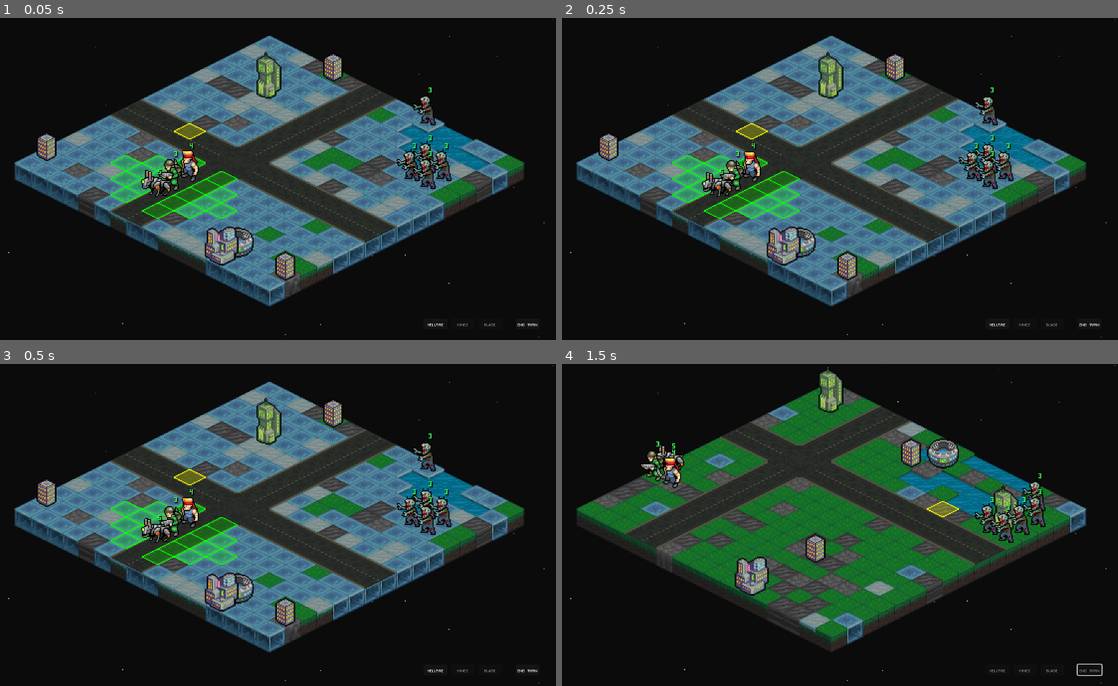
Above: before the commit, frames 1-4 (two rows, left to right).
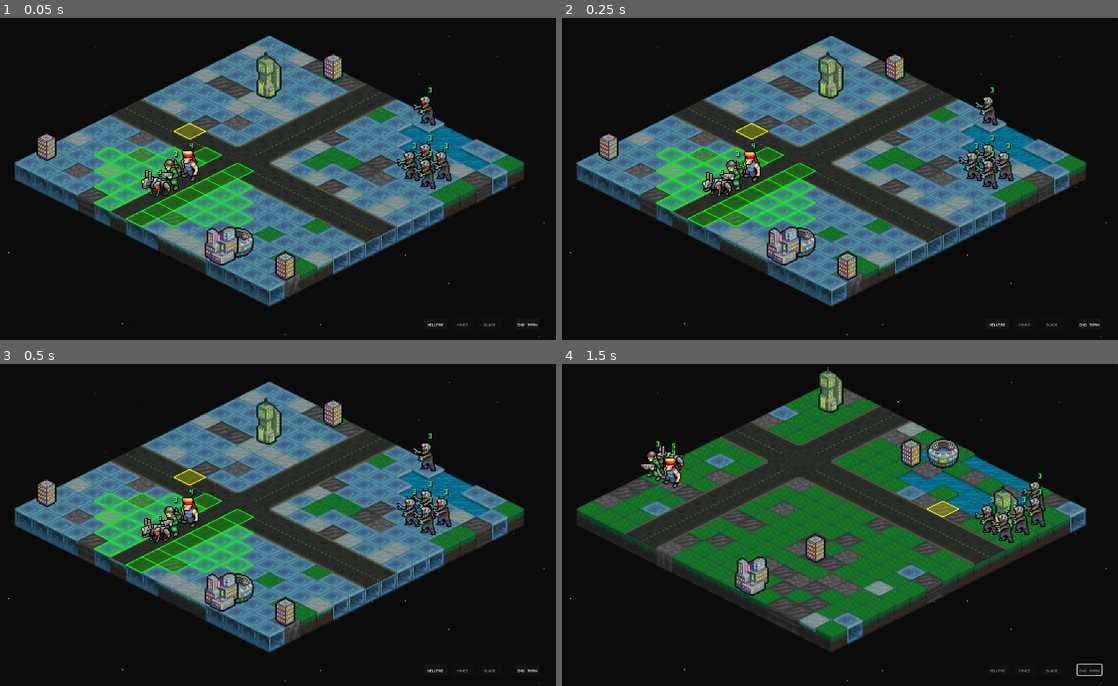
Above: after the commit, the same moments.

Repository: Tekknobot/MEKIII
Game: Godot game, scene res://scenes/Game.tscn
Two runs of this game, one before a commit and one after it. Both use one fixed random seed, a clock stepped at 60 frames per second and the inputs below.
Inputs (mouse positions are in pixels of both pictures, inside the frame that each line leads up to):
- Up to frame 1 (0.05 s): no input
- Up to frame 2 (0.25 s): no input
- Up to frame 3 (0.5 s): no input
- Up to frame 4 (1.5 s): click "End Turn" at 0.5 s; tap Enter at 1.25 s; move the mouse to (956, 508) at 1.27 s; tap R at 1.35 s; click (956, 508) at 1.42 s

The runs differ from the first frame. In frame 1, 2.1% of the frame differs, in the area x 16-46%, y 40-65%; in frame 2, 2.1%; in frame 3, 2.1%; in frame 4, nothing differs.
Error before the commit: Invalid assignment of property or key 'global_position' with value of type 'Vector2' on a base object of type 'Nil'. (res://scripts/map_controller.gd:945)
Error after the commit: Invalid assignment of property or key 'global_position' with value of type 'Vector2' on a base object of type 'Nil'. (res://scripts/map_controller.gd:942)

Commit message:
Work on trigger mine if present.

Diff:
--- a/scenes/Game.tscn
+++ b/scenes/Game.tscn
@@ -32,6 +32,7 @@
 [ext_resource type="FontFile" uid="uid://buw362wjb8o8d" path="res://fonts/magofonts/mago2.ttf" id="32_1gdd5"]
 [ext_resource type="Texture2D" uid="uid://bkcixujm222r0" path="res://sprites/Terrain/roads/18.png" id="32_27c7x"]
 [ext_resource type="PackedScene" uid="uid://bulgypadw5war" path="res://scenes/explosion.tscn" id="32_426vi"]
+[ext_resource type="PackedScene" uid="uid://caymwfgfg5si7" path="res://scenes/landmine.tscn" id="33_naigu"]
 [ext_resource type="Texture2D" uid="uid://bsyc60b8surhm" path="res://sprites/Tiles_UI/mek3/1x1_no_attack.png" id="41_evnk2"]
 
 [sub_resource type="TileSetAtlasSource" id="TileSetAtlasSource_g4kob"]
@@ -340,6 +341,9 @@
 attack_flash_time = 0.48
 max_zombies = 16
 explosion_scene = ExtResource("32_426vi")
+mine_scene = ExtResource("33_naigu")
+mine_y_offset_px = 0.0
+mine_explosion_scene = ExtResource("32_426vi")
 
 [node name="CanvasLayer" type="CanvasLayer" parent="."]
 
--- a/scenes/humantwo.tscn
+++ b/scenes/humantwo.tscn
@@ -187,6 +187,8 @@
 
 [node name="Unit" type="CharacterBody2D"]
 script = ExtResource("1_ttoxp")
+move_range = 5
+attack_range = 1
 
 [node name="CollisionShape2D" type="CollisionShape2D" parent="."]
 position = Vector2(0, -9)
--- a/scripts/human.gd
+++ b/scripts/human.gd
@@ -6,8 +6,8 @@
 	set_meta("display_name", "Soldier")
 
 	footprint_size = Vector2i(1, 1)
-	move_range = 3
-	attack_range = 4
+	move_range = 4
+	attack_range = 5
 	attack_damage = 1
 
 	# Do NOT hard reset; clamp up
@@ -66,3 +66,9 @@
 func can_use_special(id: String) -> bool:
 	# your cooldown logic here
 	return true
+
+func get_special_range(id: String) -> int:
+	id = id.to_lower()
+	if id == "hellfire":
+		return hellfire_range
+	return 0
--- a/scripts/humantwo.gd
+++ b/scripts/humantwo.gd
@@ -6,7 +6,7 @@
 	set_meta("display_name", "Mercenary")
 
 	footprint_size = Vector2i(1, 1)
-	move_range = 4
+	move_range = 5
 	attack_range = 1
 
 	tnt_throw_range = 4
@@ -19,7 +19,7 @@
 	# ✅ Run Unit setup (hp=max_hp + sprite base pos)
 	super._ready()
 
-@export var blade_range := 4
+@export var blade_range := 5
 @export var blade_damage := 2
 @export var blade_cleave_damage := 1
 
@@ -34,15 +34,18 @@
 	if abs(target_cell.x - cell.x) + abs(target_cell.y - cell.y) > blade_range:
 		return
 
-	# Find an adjacent open cell to dash into
+	# -----------------------------
+	# 1) Move to adjacent open tile
+	# -----------------------------
 	var adj: Array[Vector2i] = [
-		target_cell + Vector2i(1,0),
-		target_cell + Vector2i(-1,0),
-		target_cell + Vector2i(0,1),
-		target_cell + Vector2i(0,-1),
+		target_cell + Vector2i(1, 0),
+		target_cell + Vector2i(-1, 0),
+		target_cell + Vector2i(0, 1),
+		target_cell + Vector2i(0, -1),
 	]
-	var best := Vector2i(-1,-1)
-	var best_d := 9999
+
+	var best := Vector2i(-1, -1)
+	var best_d := 999999
 	for c in adj:
 		if M.grid != null and M.grid.has_method("in_bounds") and not M.grid.in_bounds(c):
 			continue
@@ -58,27 +61,53 @@
 	if best.x < 0:
 		return
 
-	# Dash (uses MapController shove tween)
-	await M._push_unit_to_cell(self, best)
+	# Dash into position
+	if cell != best:
+		await M._push_unit_to_cell(self, best)
 
-	# Primary hit
-	M._flash_unit_white(target, 0.12)
-	target.take_damage(blade_damage)
-	M._cleanup_dead_at(target_cell)
+	# Re-acquire target after dash
+	target = M.unit_at_cell(target_cell)
+	if target == null or not is_instance_valid(target) or target.team == team:
+		return
 
-	# Cleave around target cell
+	# Helper: do one animated hit + wait a full anim cycle
+	var hit_once := func(v: Unit, dmg: int, flash_time: float, cleanup_cell: Vector2i) -> void:
+		if v == null or not is_instance_valid(v) or v.team == team:
+			return
+
+		M._face_unit_toward_world(self, v.global_position)
+		M._play_attack_anim(self)
+
+		M._flash_unit_white(v, flash_time)
+		v.take_damage(dmg)
+
+		# ✅ FULL animation cycle per target
+		await M._wait_for_attack_anim(self)
+		await M.get_tree().create_timer(M.attack_anim_lock_time).timeout
+
+		M._cleanup_dead_at(cleanup_cell)
+
+	# -----------------------------
+	# 2) Primary hit (1 full cycle)
+	# -----------------------------
+	await hit_once.call(target, blade_damage, 0.12, target_cell)
+
+	# -----------------------------
+	# 3) Cleave hits (each full cycle)
+	# -----------------------------
 	var around := [
-		target_cell + Vector2i(1,0),
-		target_cell + Vector2i(-1,0),
-		target_cell + Vector2i(0,1),
-		target_cell + Vector2i(0,-1),
+		target_cell + Vector2i(1, 0),
+		target_cell + Vector2i(-1, 0),
+		target_cell + Vector2i(0, 1),
+		target_cell + Vector2i(0, -1),
 	]
+
 	for c in around:
 		var v := M.unit_at_cell(c)
 		if v != null and is_instance_valid(v) and v.team != team:
-			M._flash_unit_white(v, 0.10)
-			v.take_damage(blade_cleave_damage)
-			M._cleanup_dead_at(c)
+			await hit_once.call(v, blade_cleave_damage, 0.10, c)
+
+	M._play_idle_anim(self)
 
 # Human.gd (example)
 func get_available_specials() -> Array[String]:
@@ -87,3 +116,9 @@
 func can_use_special(id: String) -> bool:
 	# your cooldown logic here
 	return true
+
+func get_special_range(id: String) -> int:
+	id = id.to_lower()
+	if id == "blade":
+		return blade_range
+	return 0
--- a/scripts/map_controller.gd
+++ b/scripts/map_controller.gd
@@ -56,6 +56,11 @@
 @export var explosion_y_offset_px := -16.0
 @export var explosion_anim_name := "explode"
 @export var explosion_fallback_seconds := 9.0
+
+@export var mine_scene: PackedScene
+@export var mine_y_offset_px := -16.0
+
+var mine_nodes_by_cell: Dictionary = {} # Vector2i -> Node2D
 
 func _ready() -> void:
 	terrain = get_node_or_null(terrain_path) as TileMap
@@ -261,6 +266,13 @@
 	_clear_overlay()
 	selected = null
 
+	for n in mine_nodes_by_cell.values():
+		if n != null and is_instance_valid(n):
+			n.queue_free()
+	mine_nodes_by_cell.clear()
+	mines_by_cell.clear()
+
+
 func _spawn_unit_walkable(preferred: Vector2i, team: int) -> void:
 	var c := _find_nearest_open_walkable(preferred)
 	if c.x < 0:
@@ -786,16 +798,12 @@
 
 	var id := special.to_lower()
 
+	# ✅ range comes from the unit class
 	var r := 0
-	match id:
-		"hellfire":
-			r = 6
-		"blade":
-			r = 6
-		"mines":
-			r = 6
-		_:
-			return
+	if u.has_method("get_special_range"):
+		r = int(u.get_special_range(id))
+	if r <= 0:
+		return
 
 	var origin := u.cell
 
@@ -807,21 +815,14 @@
 		for dy in range(-r, r + 1):
 			var c := origin + Vector2i(dx, dy)
 
-			# bounds
 			if grid != null and grid.has_method("in_bounds") and not grid.in_bounds(c):
 				continue
-
-			# manhattan radius
 			if abs(dx) + abs(dy) > r:
 				continue
-
-			# must be walkable land
 			if not _is_walkable(c):
 				continue
 
-			# ------------------------------------------------
-			# Per-special validity
-			# ------------------------------------------------
+			# --- per-special validity (your existing logic) ---
 			if id == "blade":
 				var tgt := unit_at_cell(c)
 				if tgt == null:
@@ -830,24 +831,20 @@
 					continue
 
 			elif id == "mines":
-				# mines can't be on structures
 				if structure_blocked.has(c):
 					continue
-				# must be empty and not already mined
 				if units_by_cell.has(c):
 					continue
 				if mines_by_cell.has(c):
 					continue
 
-			# hellfire: any walkable tile is OK (even if structure is there)
-
 			valid_special_cells[c] = true
 
 			var t := attack_tile_scene.instantiate() as Node2D
 			overlay_root.add_child(t)
 			t.global_position = terrain.to_global(terrain.map_to_local(c))
 			t.z_as_relative = false
-			t.z_index = 1 + (c.x + c.y)
+			t.z_index = 0 + (c.x + c.y)
 
 func _is_valid_move_target(c: Vector2i) -> bool:
 	return selected != null and is_instance_valid(selected) and valid_move_cells.has(c)
@@ -1592,6 +1589,8 @@
 			return u.has_method("perform_place_mine")
 	return false
 
+func select_unit(u: Unit) -> void:
+	_select(u)
 
 func _trigger_mine_if_present(u: Unit) -> void:
 	if u == null or not is_instance_valid(u):
@@ -1603,6 +1602,12 @@
 
 	var data = mines_by_cell[c]
 	mines_by_cell.erase(c)
+
+	# Remove mine prop first
+	remove_mine_visual(c)
+
+	# ✅ Explosion at the mine cell (plays full anim in your helper)
+	spawn_mine_explosion_at_cell(c)
 
 	# mines hit ONLY enemies of the mine owner (optional)
 	var mine_team := int(data.get("team", Unit.Team.ALLY))
@@ -1617,8 +1622,38 @@
 
 	_cleanup_dead_at(c)
 
-func select_unit(u: Unit) -> void:
-	_select(u)
+@export var mine_explosion_scene: PackedScene
+@export var mine_explosion_y_offset_px := -8.0
+@export var mine_explosion_lifetime := 9
+
+func spawn_mine_explosion_at_cell(cell: Vector2i) -> void:
+	if mine_explosion_scene == null or terrain == null:
+		return
+
+	var fx := mine_explosion_scene.instantiate() as Node2D
+	if fx == null:
+		return
+
+	(overlay_root if overlay_root != null else self).add_child(fx)
+
+	# Position (+16px feet offset)
+	fx.global_position = terrain.to_global(terrain.map_to_local(cell)) + Vector2(0, mine_explosion_y_offset_px)
+
+	# ✅ Layering: big base + (x+y) so it sorts above everything in that tile
+	fx.z_as_relative = false
+	fx.z_index = 10000 + (cell.x + cell.y)
+
+	# Play animation if present
+	var a := fx.get_node_or_null("AnimatedSprite2D") as AnimatedSprite2D
+	if a != null and a.sprite_frames != null:
+		if a.sprite_frames.has_animation("explode"):
+			a.play("explode")
+
+	# Simple cleanup
+	get_tree().create_timer(mine_explosion_lifetime).timeout.connect(func():
+		if fx != null and is_instance_valid(fx):
+			fx.queue_free()
+	)
 
 func spawn_explosion_at_cell(cell: Vector2i) -> void:
 	if explosion_scene == null or terrain == null:
@@ -1710,3 +1745,38 @@
 
 	if p != null and is_instance_valid(p):
 		p.queue_free()
+
+func place_mine_visual(cell: Vector2i) -> void:
+	if mine_scene == null or terrain == null:
+		return
+	if mine_nodes_by_cell.has(cell):
+		return
+
+	var mine := mine_scene.instantiate() as Node2D
+	if mine == null:
+		return
+
+	# Put mines under overlays (so overlays still show on top), but above terrain
+	# If you have a dedicated root for props/mines, use it; otherwise units_root is OK.
+	var parent: Node = units_root if units_root != null else self
+	parent.add_child(mine)
+
+	var world := terrain.to_global(terrain.map_to_local(cell)) + Vector2(0, mine_y_offset_px)
+	mine.global_position = world
+
+	# Depth from grid (local_to_map) so it matches iso sorting
+	var local := terrain.to_local(world)
+	var depth_cell := terrain.local_to_map(local)
+
+	mine.z_as_relative = false
+	mine.z_index = 1 + (depth_cell.x + depth_cell.y)  # tweak base if needed
+
+	mine_nodes_by_cell[cell] = mine
+
+func remove_mine_visual(cell: Vector2i) -> void:
+	if not mine_nodes_by_cell.has(cell):
+		return
+	var n := mine_nodes_by_cell[cell] as Node2D
+	mine_nodes_by_cell.erase(cell)
+	if n != null and is_instance_valid(n):
+		n.queue_free()
--- a/scripts/mech.gd
+++ b/scripts/mech.gd
@@ -6,7 +6,7 @@
 	set_meta("display_name", "Robodog")
 
 	footprint_size = Vector2i(1, 1)
-	move_range = 5
+	move_range = 6
 	attack_range = 1
 
 	# ✅ Do NOT hard reset hp/max_hp here.
@@ -36,6 +36,9 @@
 
 	M.mines_by_cell[target_cell] = {"team": team, "damage": mine_damage}
 
+	# ✅ spawn mine scene visual
+	M.place_mine_visual(target_cell)
+
 # Human.gd (example)
 func get_available_specials() -> Array[String]:
 	return ["Mines"]  # only humans can place mines (example)
@@ -43,3 +46,9 @@
 func can_use_special(id: String) -> bool:
 	# your cooldown logic here
 	return true
+
+func get_special_range(id: String) -> int:
+	id = id.to_lower()
+	if id == "mines":
+		return mine_place_range
+	return 0
--- a/scripts/unit.gd
+++ b/scripts/unit.gd
@@ -140,3 +140,6 @@
 	tw.parallel().tween_property(self, "scale", scale * 0.85, 0.18)
 
 	await tw.finished
+
+func get_special_range(id: String) -> int:
+	return 0
Not shown: 1 places in scenes/Game.tscn that only renumber resources
